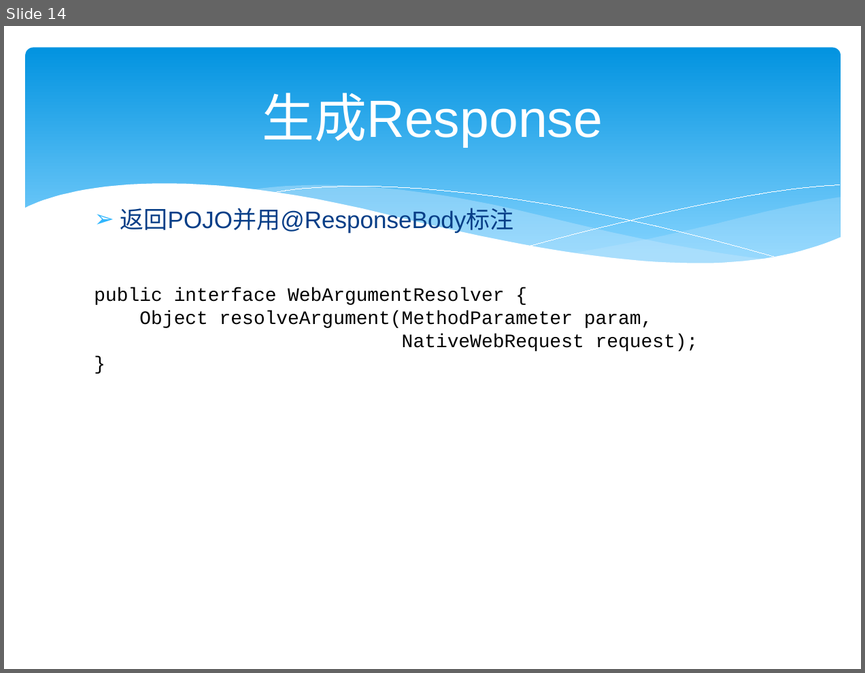
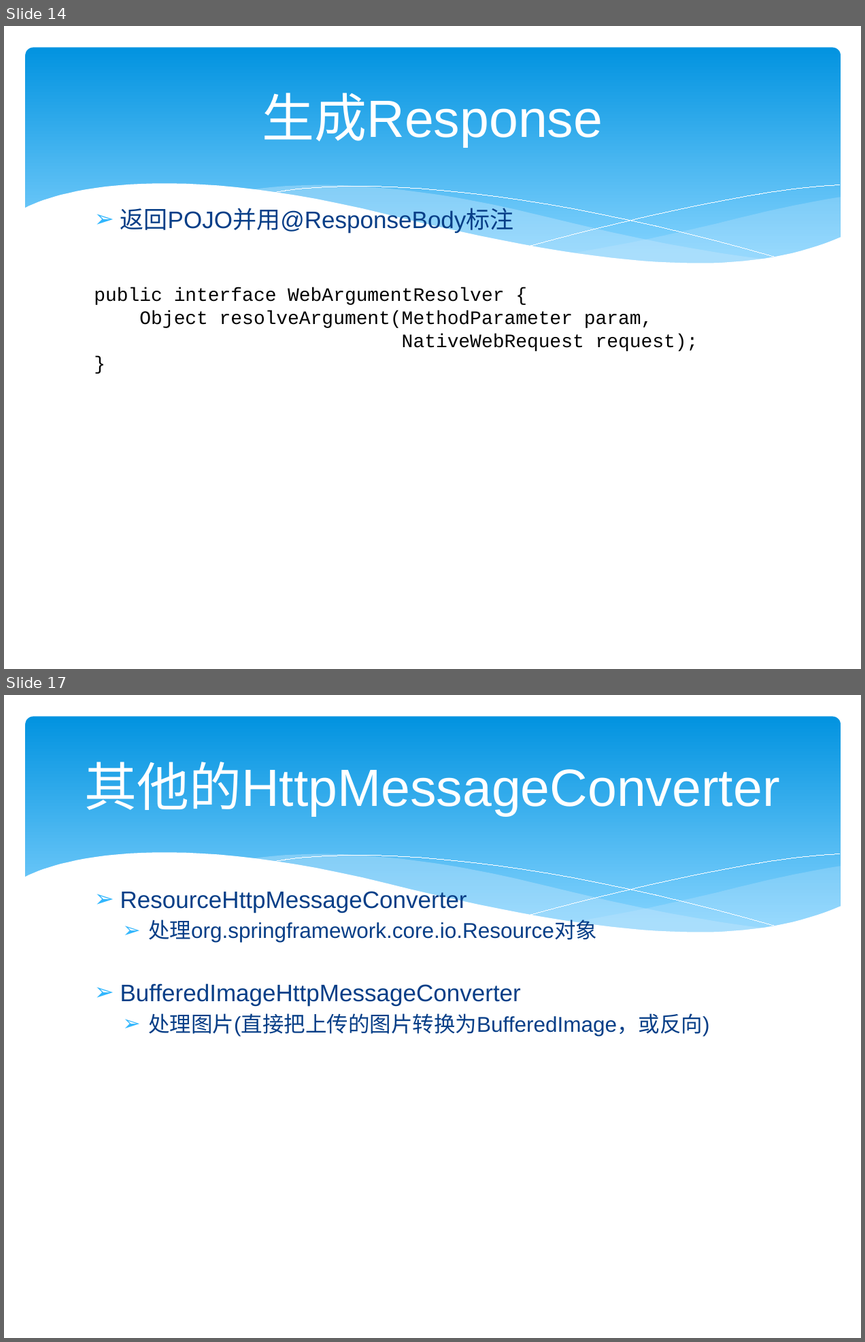
Before and after one commit to zjumty/spring-mvc-showcase, a slide deck: SpringMVC3.pptx. Shown one above the other, each under a label of ours: slide 14 before the commit, slides 14 and 17 after it; the slides between them are not shown. The pictures are 865x673 and 865x1342 pixels, drawn with LibreOffice and Linux fonts; fonts in the diff are those of the drawing. Boxes give left, top, right and bottom in pixels: in the first picture for what was removed or moved away, otherwise in the second. Text is boxed around its words. In the diff, an @@ line names an element or a change of style, - is before the commit and + after.

```diff
--- a/SpringMVC3.pptx
+++ b/SpringMVC3.pptx
@@ slide 17 added at box(4, 695, 861, 1338), background #FFFFFF; not listed: 6 template elements that a slide beside it also shows @@
@@ title added at box(84, 762, 780, 817), 44 pt, text #FFFFFF @@
+其他的HttpMessageConverter
@@ text added at box(120, 888, 710, 1036), 18 pt, text #073E87 @@
+➢ ResourceHttpMessageConverter
+  ➢ 处理org.springframework.core.io.Resource对象
+➢ BufferedImageHttpMessageConverter
+  ➢ 处理图片(直接把上传的图片转换为BufferedImage，或反向)
```
Also in this commit, not shown: 2 slides changed.
